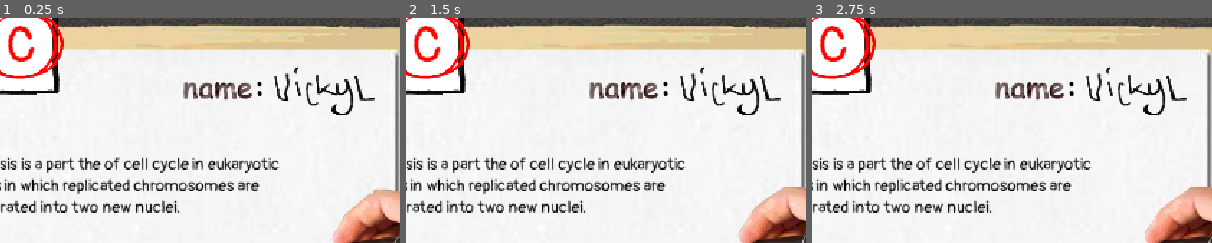
Above: before the commit, frames 1-3 (left to right).
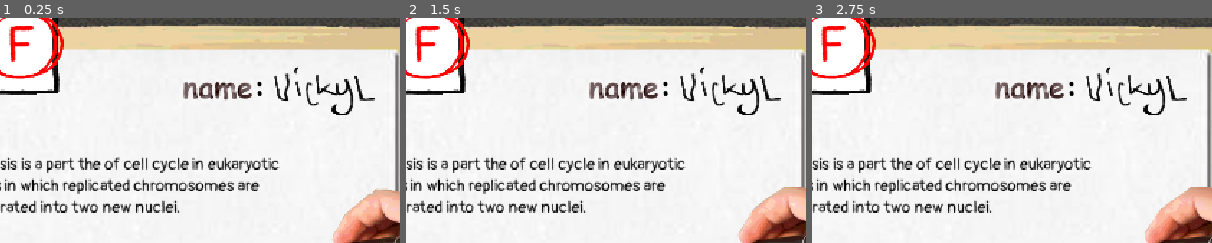
Above: after the commit, the same moments.

Repository: Vick-St3r/haven-keyboard
Game: Godot game, scene res://scenes/main_game.tscn
Two runs of this game, one before a commit and one after it. Both use one fixed random seed, a clock stepped at 60 frames per second and the inputs below.
Inputs (mouse positions are % of the whole screen's width and height, from its top left):
- Up to frame 1 (0.25 s): no input
- Up to frame 2 (1.5 s): click (47, 57) at 0.52 s; type "Alex" at 0.6 s; move the mouse to (72, 45) at 1.27 s; click (72, 45) at 1.42 s
- Up to frame 3 (2.75 s): move the mouse to (30, 55) at 2.02 s; click (30, 55) at 2.17 s
The pictures show only the part of the screen within x 29-79%, y 4-54%; the shares and areas given below are measured in that part.

The runs differ from the first frame. In frame 1, 0.6% of the frame differs, in the area x 2-9%, y 3-20%; in frame 2, 0.6%; in frame 3, 0.6%.

Commit message:
Add grade display update

Diff:
--- a/scripts/main_game.gd
+++ b/scripts/main_game.gd
@@ -77,8 +77,14 @@
 	wpmnote.text = "WPM: \n" + str(wpm)
 	if wpm >= 80:
 		grade.text = "A"
+	elif wpm >= 70:
+		grade.text = "B"
+	elif wpm >= 60:
+		grade.text = "C"
+	elif wpm >= 50:
+		grade.text = "D"
 	else:
-		print("poop")
+		grade.text = "F"
 
 func _on_text_edit_text_changed() -> void:
 	total_characters_typed = textedit.text.length() + characters_already_typed
